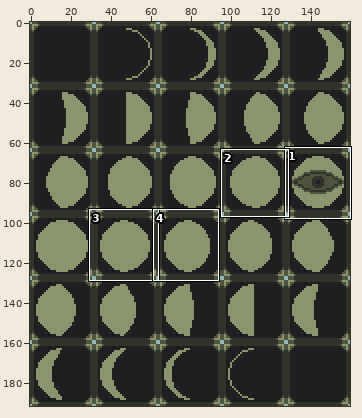
Pixel-art file -- Assets/Resources/Sprite/Moon.aseprite. Above: a wide view before the commit, with the close-up outlined.
Close-up. Before the edit:
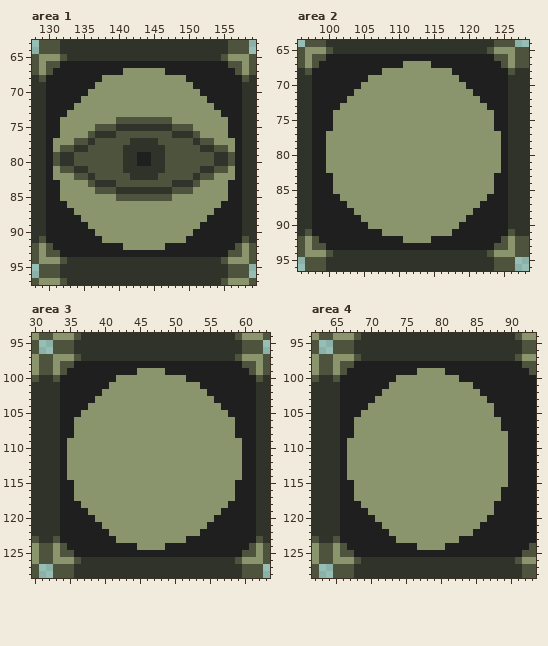
160x192 pixels, 1 frame. Shown: area 1: x 128..159, y 63..97; area 2: x 96..128, y 64..96; area 3: x 30..63, y 94..128; area 4: x 62..93, y 94..128. The commit also changed other parts of the picture, which this record leaves out.
The result:
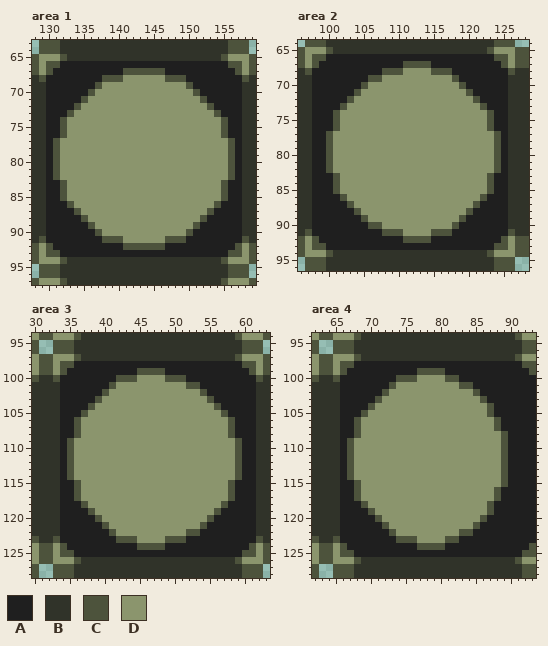
Palette (. is transparent): A #1f1f1f  B #303329  C #4d533c  D #8b956d
From old to new:
Changed rows in their new state; - is an unchanged pixel.
Area 1, layer "Layer 1":
first column x 131:
67 ----------CCCCCC----------
68 -------CCC------CCC-------
69 ------C------------C------
70 -----C--------------C-----
71 ----C----------------C----
72 ---C------------------C---
73 --C--------------------C--
74 -C-------DDDDDDDD-------C-
75 -C----DDDDDDDDDDDDDD----C-
76 -C---DDDDDDDDDDDDDDDD---C-
77 C--DDDDDDDDDDDDDDDDDDDD--C
78 CDDDDDDDDDDDDDDDDDDDDDDDDC
79 -DDDDDDDDDDDDDDDDDDDDDDDD-
80 -DDDDDDDDDDDDDDDDDDDDDDDD-
81 CDDDDDDDDDDDDDDDDDDDDDDDDC
82 C--DDDDDDDDDDDDDDDDDDDD--C
83 -C---DDDDDDDDDDDDDDDD---C-
84 -C----DDDDDDDDDDDDDD----C-
85 -C-------DDDDDDDD-------C-
86 --C--------------------C--
87 ---C------------------C---
88 ----C----------------C----
89 -----C--------------C-----
90 ------C------------C------
91 -------CCC------CCC-------
92 ----------CCCCCC----------
Area 2, layer "Layer 1":
first column x 100:
67 -----------CCCC----------
68 --------CCC----CCC-------
69 ------CC----------C------
70 -----C-------------C-----
71 ----C---------------C----
72 ---C-----------------C---
73 --C-------------------C--
74 -C---------------------C-
75 -C---------------------C-
76 -C---------------------C-
77 C-----------------------C
78 C-----------------------C
79 C-----------------------C
80 C-----------------------C
81 C-----------------------C
82 C-----------------------C
83 -C---------------------C-
84 -C---------------------C-
85 -C---------------------C-
86 --C-------------------C--
87 ---C-----------------C---
88 ----C---------------C----
89 -----C-------------C-----
90 ------CC----------C------
91 --------CCC----CCC-------
92 -----------CCCC----------
Area 3, layer "Layer 1":
first column x 35:
 99 ----------CCCC-----------
100 -------CCC----CCC--------
101 ------C----------CC------
102 -----C-------------C-----
103 ----C---------------C----
104 ---C-----------------C---
105 --C-------------------C--
106 -C---------------------C-
107 -C---------------------C-
108 -C---------------------C-
109 C-----------------------C
110 C-----------------------C
111 C-----------------------C
112 C-----------------------C
113 C-----------------------C
114 C-----------------------C
115 -C---------------------C-
116 -C---------------------C-
117 -C---------------------C-
118 --C-------------------C--
119 ---C-----------------C---
120 ----C---------------C----
121 -----C-------------C-----
122 ------C----------CC------
123 -------CCC----CCC--------
124 ----------CCCC-----------
Area 4, layer "Layer 1":
first column x 67:
 99 ----------CCCC---------
100 -------CCC----CC-------
101 ------C---------CC-----
102 -----C------------C----
103 ----C--------------C---
104 ---C----------------C--
105 --C-----------------C--
106 -C-------------------C-
107 -C-------------------C-
108 -C--------------------C
109 C---------------------C
110 C---------------------C
111 C---------------------C
112 C---------------------C
113 C---------------------C
114 C---------------------C
115 -C--------------------C
116 -C-------------------C-
117 -C-------------------C-
118 --C-----------------C--
119 ---C----------------C--
120 ----C--------------C---
121 -----C------------C----
122 ------C---------CC-----
123 -------CCC----CC-------
124 ----------CCCC---------
Where, in picture pixels (left, top, right, bottom), the same in both close-ups:
changed: (53, 68, 235, 250)
changed: (326, 61, 501, 243)
changed: (67, 368, 242, 550)
changed: (347, 368, 508, 550)
